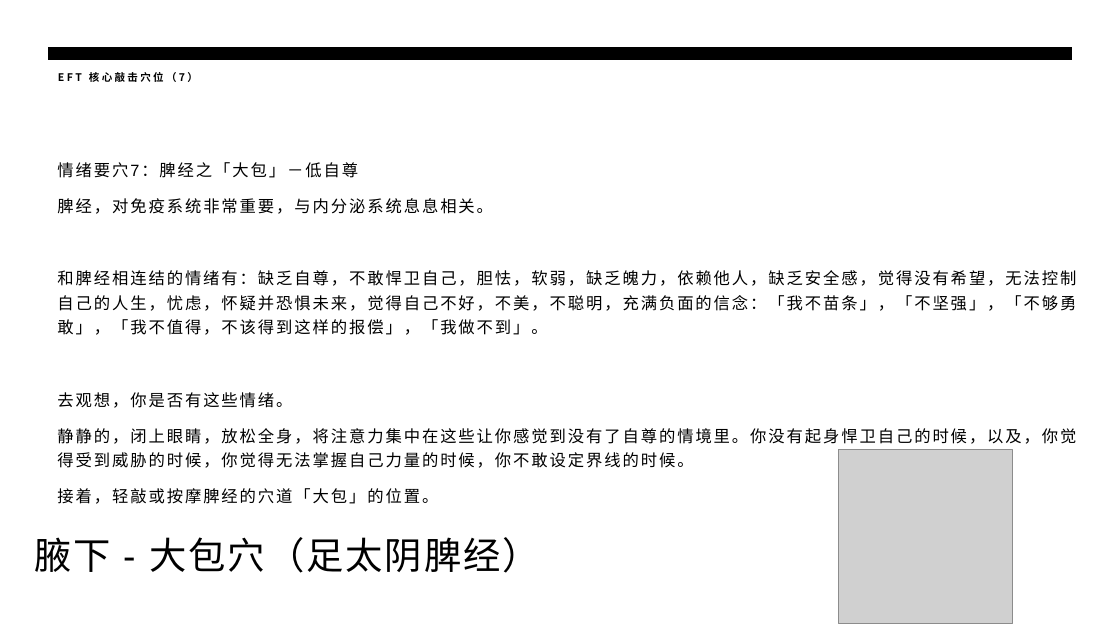
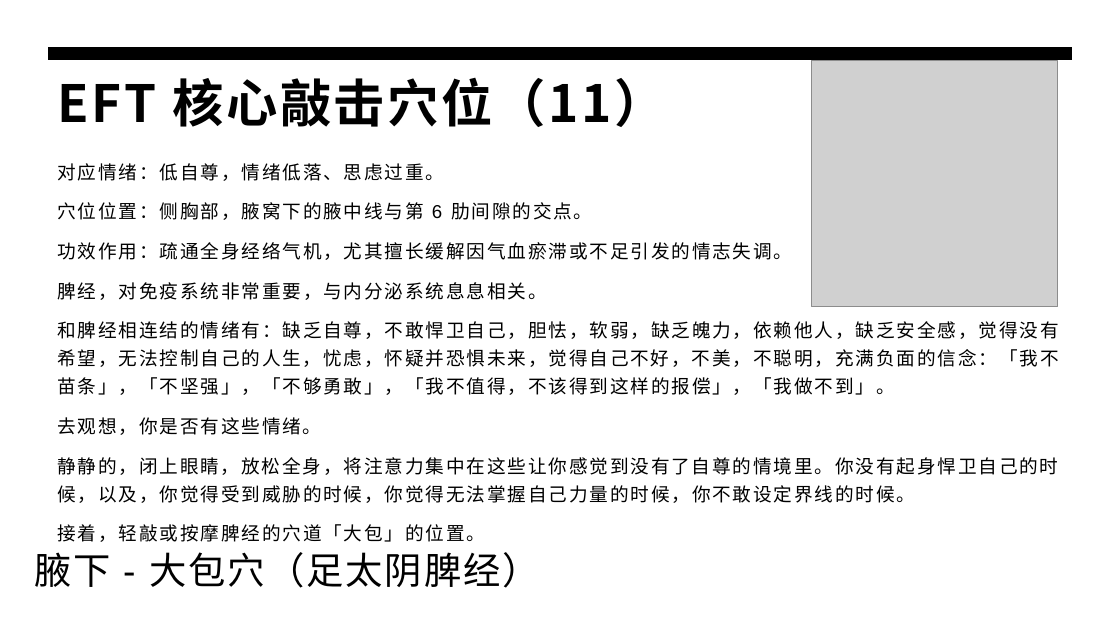
Before and after one commit to panxibei/writing, a slide deck: slide 25 of 44_心理学/28_浥尘伙伴社团原创：音乐治疗/PPT/浥尘伙伴社团原创：情绪释放疗法（EFT）心理训练.pptx. Drawn at 1120x630 pixels with LibreOffice and Linux fonts; fonts in the diff are those of the drawing; grey boxes stand for pictures. Boxes give left, top, right and bottom in pixels: in the first picture for what was removed or moved away, otherwise in the second. Text is boxed around its words. In the diff, an @@ line names an element or a change of style, - is before the commit and + after.

```diff
--- a/44_心理学/28_浥尘伙伴社团原创：音乐治疗/PPT/浥尘伙伴社团原创：情绪释放疗法（EFT）心理训练.pptx
+++ b/44_心理学/28_浥尘伙伴社团原创：音乐治疗/PPT/浥尘伙伴社团原创：情绪释放疗法（EFT）心理训练.pptx
@@ title at <box>58,77,666,127</box>: text changed; size 9 to 44 pt @@
-EFT 核心敲击穴位（7）
+EFT 核心敲击穴位（11）
@@ picture: place and size @@
-picture at <box>839,450,1013,623</box>
+picture at <box>812,60,1058,307</box>
@@ text at <box>57,163,793,260</box>: text changed; size 14 to 16 pt @@
-情绪要穴7：脾经之「大包」－低自尊
+对应情绪：低自尊，情绪低落、思虑过重。
+穴位位置：侧胸部，腋窝下的腋中线与第 6 肋间隙的交点。
+功效作用：疏通全身经络气机，尤其擅长缓解因气血瘀滞或不足引发的情志失调。
@@ text at <box>57,282,1059,503</box>: size 14 to 16 pt in "脾经，对免疫系统非常重要，与内分泌系统息息相关。", "和脾经相连结的情绪有：缺乏自尊，不敢悍卫自己，胆怯，软弱，缺乏魄力，依赖他人，缺乏安全感，觉得没有希望，无法控制自己的人 ...", "去观想，你是否有这些情绪。", "静静的，闭上眼睛，放松全身，将注意力集中在这些让你感觉到没有了自尊的情境里。你没有起身悍卫自己的时候，以及，你觉得受到威 ..." and 1 more places @@
@@ text "腋下 - 大包穴（足太阴脾经）": place and size @@
-text "腋下 - 大包穴（足太阴脾经）" at <box>34,537,540,573</box>
+text "腋下 - 大包穴（足太阴脾经）" at <box>34,552,540,588</box>
```
Also in this commit, not shown: 19 other slides changed, 1 other file.
